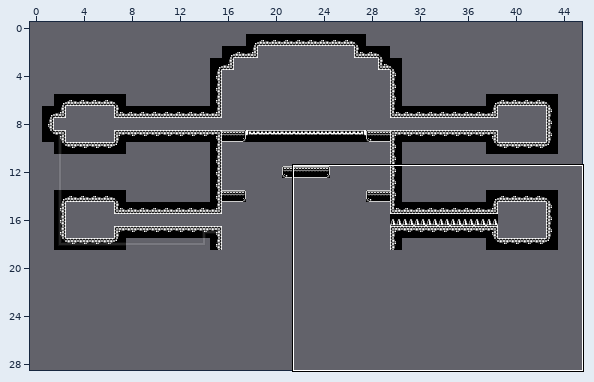
Level history. Tiled map: Assets/SuperTiled2Unity/Import/Tutorial.tmx. The picture above shows the old version from afar; the outline marks the close-up.
Close-up. Before:
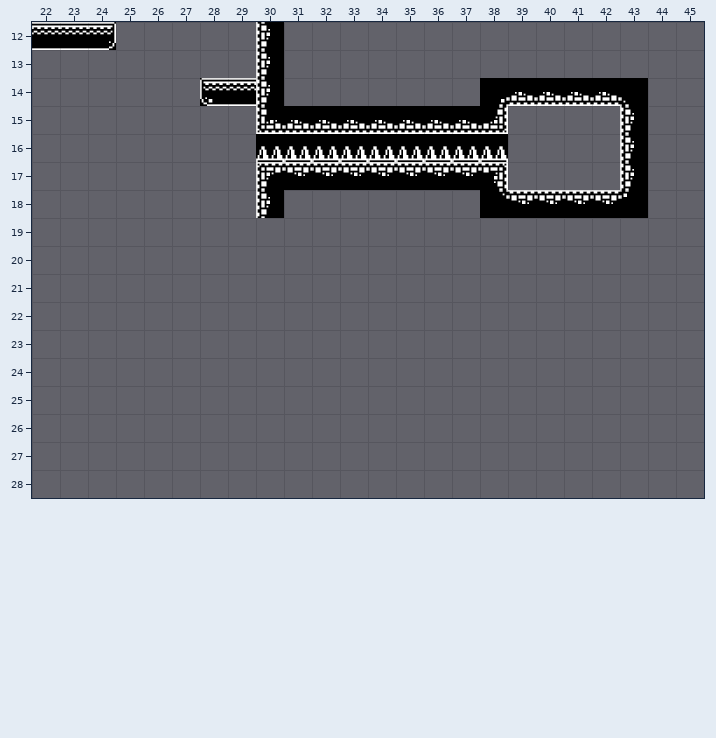
Cells are 64x64 px. Shown: x 22..45, y 12..28. The commit also changed other parts of the map, which this record leaves out. The old version is drawn lined up with the new one.
And afterwards:
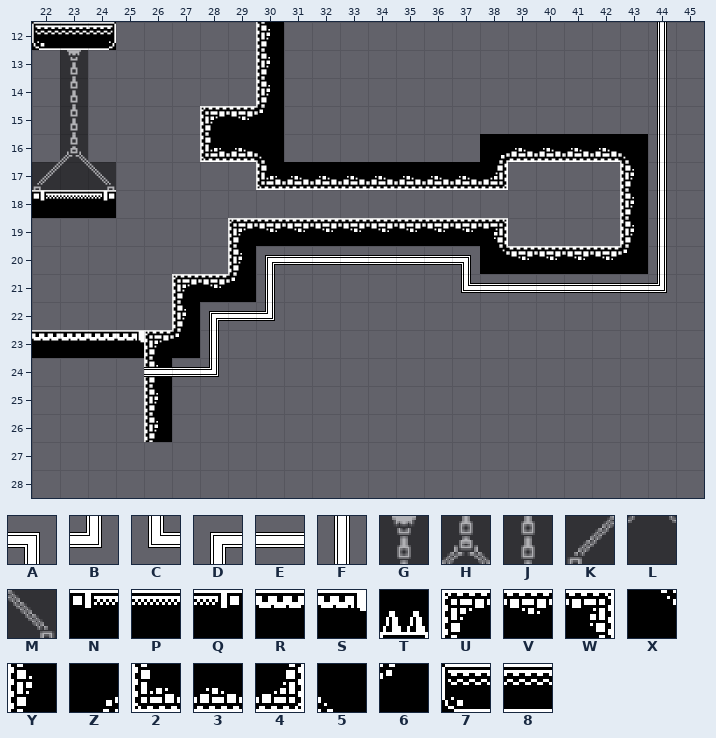
Key: from "CableTileset_64x64": A 4 "Cable_tr", B 5 "Cable_br", C 6 "Cable_bl", D 7 "Cable_tl", E 9 "Cable_h", F 10 "Cable_v"; from "Tileset_64x64": G 3 "chain_top", H 5 "chain_bottom_02", J 23 "chain_middle_01", K 24 "chain_platform_topleft", L 25 "chain_platform_top", M 26 "chain_platform_topright", N 44 "chain_platform_bottomrig", P 45 "chain_platform_bottom", Q 46 "chain_platform_bottomrig", R 161 "bridge_bottom", S 162 "bridge_bottomright", T 183 "spikes_02", U 195 "brick_topleft", V 196 "brick_topmiddle", W 197 "brick_topright", X 199 "brick_corner_topright", Y 215 "brick_middleleft", Z 219 "brick_corner_bottomright", 2 235 "brick_bottomleft", 3 236 "brick_bottommiddle", 4 237 "brick_bottomright", 5 239 "brick_corner_bottomleft", 6 259 "brick_corner_topleft", 7 330 "ground_left", 8 331 "ground_middle_horizontal".
_ is an empty cell, . an unchanged one.
See-through tiles are keyed as they look on the map.
Edits made:
map size 43x32 -> 46x33 cells (old content now starts at 1,1; both pictures use the new coordinates)
layer "Cable1" opacity 15% -> 100%
--- layer "MainLayer"
@@ x 22..22 @@
-12 8
+12 7
@@ x 22..43 @@
-14 ......78........Z33335
-15 ......__233333334....Y
-16 ......__TTTTTTTTT____Y
-17 ........UVVVVVVVW.....
-18 ___.....Y.......XVVVV6
-19 .......__________...._
-20 ......._........______
-21 .....___..............
-22 ....._................
-23 ______................
-24 ...._.................
-25 ...._.................
-26 ...._.................
+14 ......__........______
+15 ......UV6________...._
+16 ......235_______Z33335
+17 ........233333334.....
+18 NPQ....._......._____Y
+19 .......UVVVVVVVVW....Y
+20 .......Y........XVVVV6
+21 .....UV6..............
+22 .....Y................
+23 RRRSU6................
+24 ....Y.................
+25 ....Y.................
+26 ....Y.................
--- layer "Decorations"
@@ x 22..24 @@
-13 ._.
-14 ._.
-15 ._.
-16 ._.
-17 ___
+13 .G.
+14 .J.
+15 .J.
+16 .H.
+17 KLM
--- layer "Cable1"
@@ x 26..44 @@
-12 .................._
-13 .................._
-14 .................._
-15 .................._
-16 .................._
-17 .................._
-18 .................._
-19 .................._
-20 ....________......_
-21 ...._......________
-22 ..___..............
-23 .._................
-24 ___................
+12 ..................F
+13 ..................F
+14 ..................F
+15 ..................F
+16 ..................F
+17 ..................F
+18 ..................F
+19 ..................F
+20 ....DEEEEEEA......F
+21 ....F......CEEEEEEB
+22 ..DEB..............
+23 ..F................
+24 EEB................
